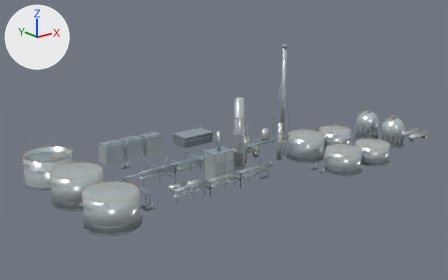
The Blender file refinery-digital-twin-starter/blender/assets/refinery.blend: old version first, new version second.
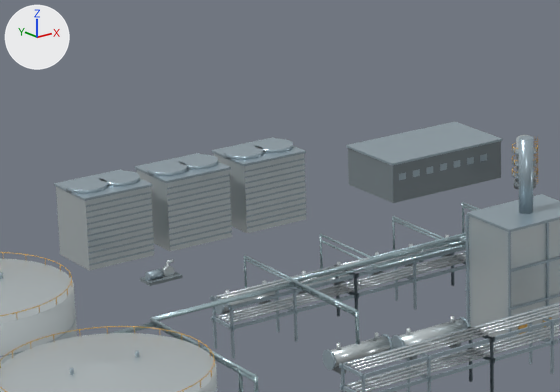
Old and new are each drawn whole from a 50 mm camera at (-135.0, -258.3, 133.0) aimed at (100.6, 36.3, 15.2) and again close up on the part from 19% to 51% of the width and 34% to 70% of the height. The lights are fixed; the arrows at upper left show +X, +Y and +Z. The last two pictures show the newer version.

Objects in the first close-up: 'B-401_geometry', 'CT-401_geometry', 'CT-402_geometry', 'CT-403_geometry', 'E-201_geometry', 'F-201_geometry', 'PR-001_geometry', 'PR-002_geometry', 'PR-004_geometry', 'PR-007_geometry', 'TK-101_geometry', 'TK-102_geometry' and 33 more.
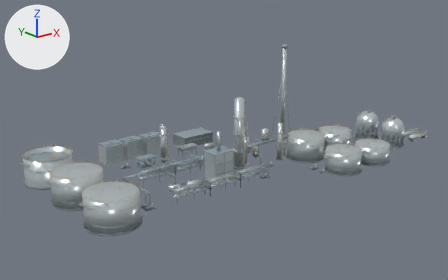
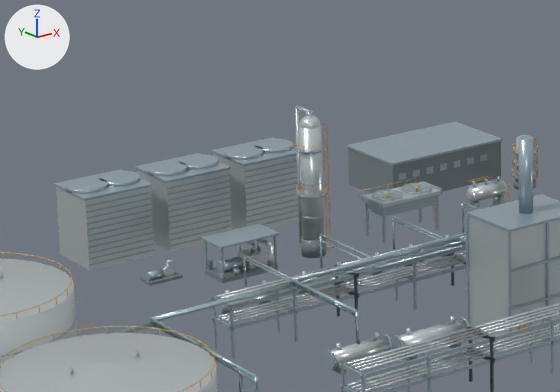
Where the change shows, as pixel boxes [x1, y1, x2, y2] in the close-ups (560 x 392 px):
'R-501_geometry', added
    after: [294, 105, 339, 258]
    faces in mat_equipment_shell (light grey #d1dbde): [295, 105, 339, 248]
    faces in mat_concrete (grey #768186): [301, 236, 326, 258]
    faces in mat_safety_ochre (orange #ddaf61): [294, 123, 331, 251]
    faces in mat_brushed_steel (light grey #a6b8c2): [295, 111, 328, 219]
'C-501_geometry', added
    after: [200, 224, 280, 283]
    faces in mat_brushed_steel (light grey #a6b8c2): [200, 224, 280, 278]
    faces in mat_equipment_shell (light grey #d1dbde): [238, 239, 275, 269]
    faces in mat_concrete (grey #768186): [205, 260, 278, 283]
'EA-501_geometry', added
    after: [358, 178, 443, 243]
    faces in mat_brushed_steel (light grey #a6b8c2): [359, 181, 443, 243]
    faces in mat_equipment_shell (light grey #d1dbde): [364, 182, 441, 208]
'V-501_geometry', added
    after: [466, 176, 510, 213]
    faces in mat_equipment_shell (light grey #d1dbde): [466, 180, 507, 202]
    faces in mat_brushed_steel (light grey #a6b8c2): [467, 176, 505, 212]

Patch to the scene script:
```diff
--- a/refinery-digital-twin-starter/blender/assets/refinery.blend.py
+++ b/refinery-digital-twin-starter/blender/assets/refinery.blend.py
@@ me_v_501_mesh @@
+me_v_501_mesh.from_pydata(...)  # 1236 vertices, 978 faces; spans x -4.0..5.03, y -1.5..2.4, z -0.03..5.85
+# faces by material slot: [144, 12, 660, 162]
+me_v_501_mesh.materials.append(mat_brushed_steel)  # light grey #a6b8c2
+me_v_501_mesh.materials.append(mat_concrete)  # grey #768186
+me_v_501_mesh.materials.append(mat_equipment_shell)  # light grey #d1dbde
+me_v_501_mesh.materials.append(mat_safety_ochre)  # orange #ddaf61
@@ me_r_501_mesh @@
+me_r_501_mesh.from_pydata(...)  # 2812 vertices, 2046 faces; spans x -2.6..4.8, y -2.6..4.1, z 0.0..24.8
+# faces by material slot: [42, 786, 252, 966]
+me_r_501_mesh.materials.append(mat_concrete)  # grey #768186
+me_r_501_mesh.materials.append(mat_equipment_shell)  # light grey #d1dbde
+me_r_501_mesh.materials.append(mat_brushed_steel)  # light grey #a6b8c2
+me_r_501_mesh.materials.append(mat_safety_ochre)  # orange #ddaf61
@@ me_ea_501_mesh @@
+me_ea_501_mesh.from_pydata(...)  # 1624 vertices, 1098 faces; spans x -6.5..7.34, y -3.0..4.3, z -0.04..7.55
+# faces by material slot: [564, 6, 528]
+me_ea_501_mesh.materials.append(mat_brushed_steel)  # light grey #a6b8c2
+me_ea_501_mesh.materials.append(mat_equipment_shell)  # light grey #d1dbde
+me_ea_501_mesh.materials.append(mat_safety_ochre)  # orange #ddaf61
@@ me_c_501_mesh @@
+me_c_501_mesh.from_pydata(...)  # 784 vertices, 426 faces; spans x -5.6..5.6, y -4.3..4.35, z 0.0..6.3
+# faces by material slot: [6, 120, 258, 42]
+me_c_501_mesh.materials.append(mat_concrete)  # grey #768186
+me_c_501_mesh.materials.append(mat_brushed_steel)  # light grey #a6b8c2
+me_c_501_mesh.materials.append(mat_equipment_shell)  # light grey #d1dbde
+me_c_501_mesh.materials.append(mat_safety_ochre)  # orange #ddaf61
@@ ob_v_501_geometry @@
+ob_v_501_geometry = bpy.data.objects.new('V-501_geometry', me_v_501_mesh)
+ob_v_501_geometry.parent = ob_v_501
+ob_v_501_geometry.location = (0.0, 0.0, 0.0)
@@ ob_v_501 @@
+ob_v_501 = bpy.data.objects.new('V-501', None)
+ob_v_501.parent = ob_unit_hds
+ob_v_501.location = (108.0, 62.0, 0.0)
@@ ob_unit_hds @@
+ob_unit_hds = bpy.data.objects.new('UNIT_HDS', None)
+ob_unit_hds.parent = ob_area_200
+ob_unit_hds.location = (0.0, 0.0, 0.0)
@@ ob_r_501_geometry @@
+ob_r_501_geometry = bpy.data.objects.new('R-501_geometry', me_r_501_mesh)
+ob_r_501_geometry.parent = ob_r_501
+ob_r_501_geometry.location = (0.0, 0.0, 0.0)
@@ ob_r_501 @@
+ob_r_501 = bpy.data.objects.new('R-501', None)
+ob_r_501.parent = ob_unit_hds
+ob_r_501.location = (72.0, 62.0, 0.0)
@@ ob_ea_501_geometry @@
+ob_ea_501_geometry = bpy.data.objects.new('EA-501_geometry', me_ea_501_mesh)
+ob_ea_501_geometry.parent = ob_ea_501
+ob_ea_501_geometry.location = (0.0, 0.0, 0.0)
@@ ob_ea_501 @@
+ob_ea_501 = bpy.data.objects.new('EA-501', None)
+ob_ea_501.parent = ob_unit_hds
+ob_ea_501.location = (90.0, 62.0, 0.0)
@@ ob_c_501_geometry @@
+ob_c_501_geometry = bpy.data.objects.new('C-501_geometry', me_c_501_mesh)
+ob_c_501_geometry.parent = ob_c_501
+ob_c_501_geometry.location = (0.0, 0.0, 0.0)
@@ ob_c_501 @@
+ob_c_501 = bpy.data.objects.new('C-501', None)
+ob_c_501.parent = ob_unit_hds
+ob_c_501.location = (58.0, 62.0, 0.0)
```
